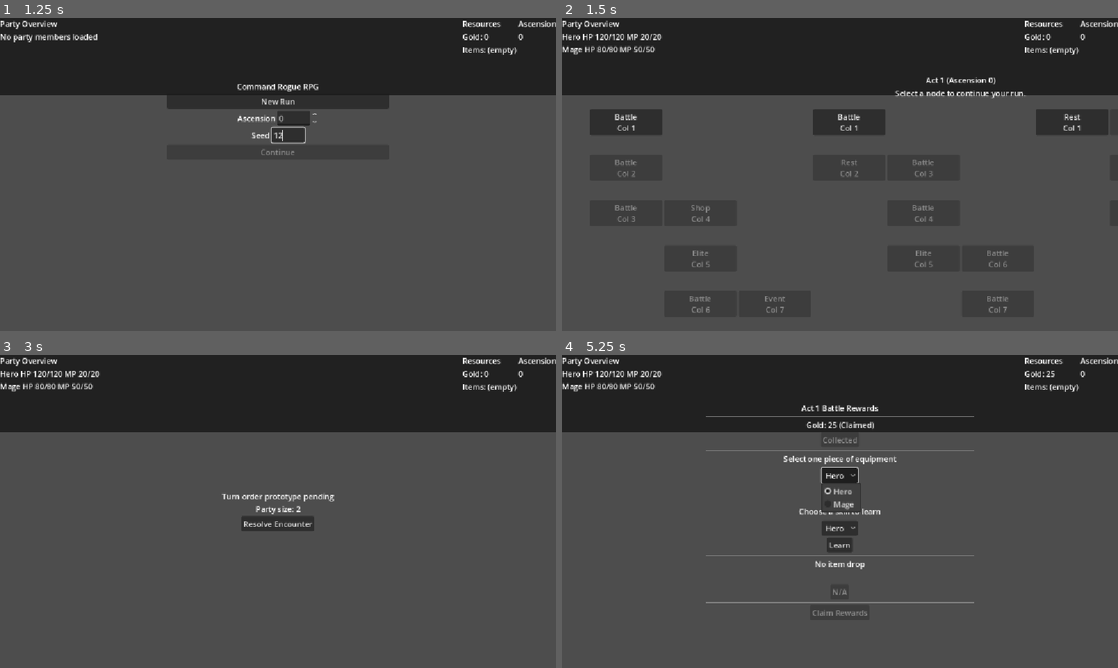
Above: before the commit, frames 1-4 (two rows, left to right).
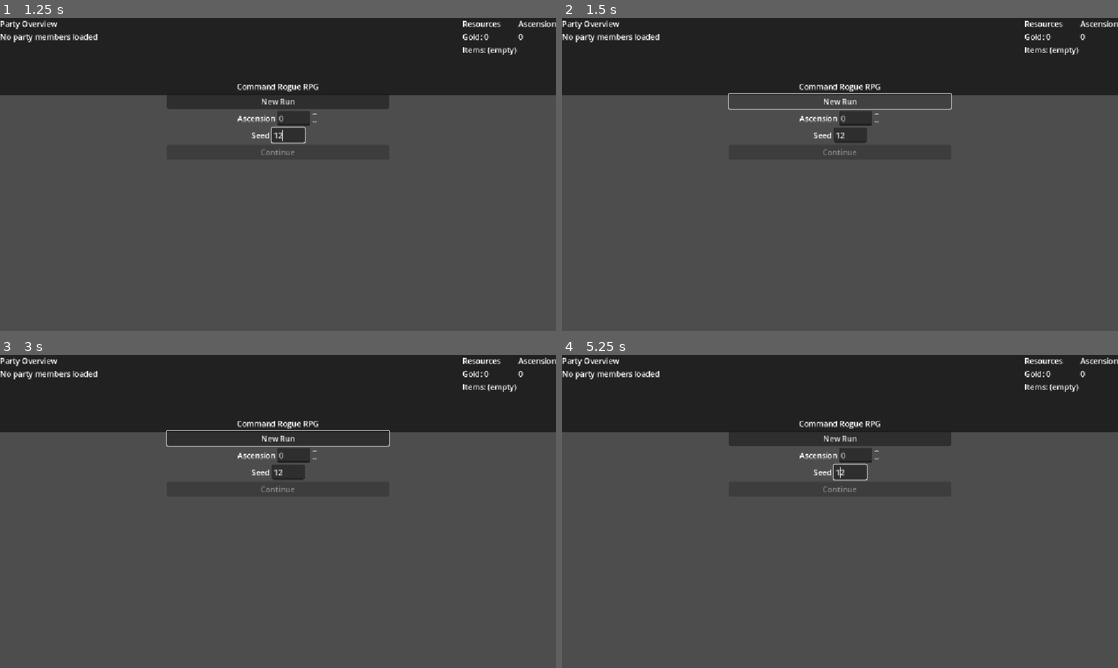
Above: after the commit, the same moments.

Repository: atmlhv/GodotTest
Game: Godot game, scene res://scenes/Title.tscn
Same seed, same stepped clock (60 frames per second), same inputs: the game is played once before the commit and once after it.
Inputs (mouse positions are in pixels of both pictures, inside the frame that each line leads up to):
- Up to frame 1 (1.25 s): click (289, 133) at 0.52 s; type "12" at 0.6 s
- Up to frame 2 (1.5 s): click "New Run" at 1.25 s
- Up to frame 3 (3 s): click (278, 439) at 2 s, where only the run after the commit has a clickable "New Run"; click (66, 458) at 2.75 s, where only the run before the commit has a clickable "Battle Col 1"
- Up to frame 4 (5.25 s): click (840, 524) at 3.5 s, where only the run before the commit has a clickable "Resolve Encounter"; click (840, 439) at 4.25 s, where only the run before the commit has a clickable "Take Gold"; click (840, 477) at 5 s, where only the run before the commit has a clickable "Hero"

Frame 1 is identical in both runs. In frame 2, 4.7% of the frame differs, in the area x 0-99%, y 5-95%; in frame 3, 4.0%; in frame 4, 4.8%, in the area x 0-89%, y 5-84%.
Error after the commit: Parse Error: Used space character for indentation instead of tab as used before in the file. (res://singletons/Data.gd:10)

Commit message:
Implement basic combat simulation

Diff:
--- /dev/null
+++ b/data/enemies.json
@@ -0,0 +1,44 @@
+[
+  {
+    "id": "slime_basic",
+    "name": "Blue Slime",
+    "hp": 60,
+    "mp": 0,
+    "atk": 12,
+    "def": 6,
+    "agi": 8,
+    "matk": 4,
+    "rec": 3,
+    "crit": 0.02,
+    "critx": 1.4,
+    "skills": ["attack_basic"]
+  },
+  {
+    "id": "slime_mage",
+    "name": "Magus Slime",
+    "hp": 55,
+    "mp": 18,
+    "atk": 9,
+    "def": 5,
+    "agi": 9,
+    "matk": 12,
+    "rec": 4,
+    "crit": 0.03,
+    "critx": 1.5,
+    "skills": ["fire_bolt", "attack_basic"]
+  },
+  {
+    "id": "slime_guardian",
+    "name": "Guardian Slime",
+    "hp": 80,
+    "mp": 6,
+    "atk": 14,
+    "def": 10,
+    "agi": 7,
+    "matk": 6,
+    "rec": 3,
+    "crit": 0.02,
+    "critx": 1.4,
+    "skills": ["attack_basic"]
+  }
+]
--- a/scenes/Combat.gd
+++ b/scenes/Combat.gd
@@ -1,17 +1,452 @@
 extends Control
+
+const MAX_FRONTLINE_SIZE: int = 4
+const MAX_TURNS: int = 12
+const RNG_STREAM_ACTION := "action"
+const RNG_STREAM_AI := "ai"
+const VARIANCE_MIN: float = 0.9
+const VARIANCE_MAX: float = 1.1
 
 @onready var info_label: Label = $VBox/InfoLabel
 @onready var continue_button: Button = $VBox/CompleteButton
 
+var _battle_log: Array[String] = []
+var _simulation: BattleSimulation
+var _battle_result: Dictionary = {}
+
 func _ready() -> void:
-    info_label.text = _build_placeholder()
+    continue_button.disabled = true
     continue_button.pressed.connect(_on_complete_pressed)
-
-func _build_placeholder() -> String:
-    var lines: Array[String] = []
-    lines.append("Turn order prototype pending")
-    lines.append("Party size: %d" % Game.get_party_overview().size())
-    return "\n".join(lines)
+    info_label.horizontal_alignment = HORIZONTAL_ALIGNMENT_LEFT
+    info_label.vertical_alignment = VERTICAL_ALIGNMENT_TOP
+    info_label.autowrap_mode = TextServer.AUTOWRAP_WORD_SMART
+    _start_simulation()
+
+func _start_simulation() -> void:
+    var party_overview: Array[Dictionary] = Game.get_party_overview()
+    var enemy_wave: Array[Dictionary] = _select_enemy_wave(Game.get_current_act())
+    _simulation = BattleSimulation.new(party_overview, enemy_wave, MAX_TURNS)
+    _simulation.run()
+    _battle_log = _simulation.get_log()
+    _battle_result = _simulation.get_result()
+    info_label.text = "\n".join(_battle_log)
+    _apply_party_results(_simulation.get_party_snapshot())
+    continue_button.disabled = false
+    continue_button.text = _battle_result.get("victory", false) ? tr("Collect Rewards") : tr("Continue")
+
+func _apply_party_results(snapshot: Array[Dictionary]) -> void:
+    for entry in snapshot:
+        var index: int = int(entry.get("index", -1))
+        if index < 0:
+            continue
+        var payload: Dictionary = {}
+        if entry.has("hp"):
+            payload["hp"] = entry["hp"]
+        if entry.has("mp"):
+            payload["mp"] = entry["mp"]
+        if not payload.is_empty():
+            Game.update_party_member(index, payload)
+
+func _select_enemy_wave(act: int) -> Array[Dictionary]:
+    var dataset: Array = Data.get_dataset("enemies")
+    if dataset.is_empty():
+        return [_build_default_enemy("Training Dummy", 40, 0, 8, 4, 6, 4, ["attack_basic"])]
+    var wave: Array[Dictionary] = []
+    var count: int = clampi(2 + act, 1, 4)
+    for i in range(count):
+        var definition: Dictionary = RNG.choice(RNG_STREAM_AI, dataset)
+        if definition == null:
+            definition = dataset[0]
+        wave.append(definition.duplicate(true))
+    return wave
+
+func _build_default_enemy(name: String, hp: int, mp: int, atk: int, def: int, agi: int, matk: int, skills: Array[String]) -> Dictionary:
+    return {
+        "id": "training_dummy",
+        "name": name,
+        "hp": hp,
+        "mp": mp,
+        "atk": atk,
+        "def": def,
+        "agi": agi,
+        "matk": matk,
+        "skills": skills,
+    }
 
 func _on_complete_pressed() -> void:
-    Game.open_rewards()
+    if _battle_result.get("victory", false):
+        Game.open_rewards()
+    else:
+        Game.set_state(Game.GameState.MAP)
+
+class BattleSimulation:
+    var _allies: Array[BattleEntity] = []
+    var _enemies: Array[BattleEntity] = []
+    var _log: Array[String] = []
+    var _turns_elapsed: int = 0
+    var _max_turns: int
+
+    func _init(party_payload: Array[Dictionary], enemy_payload: Array[Dictionary], max_turns: int) -> void:
+        _max_turns = max_turns
+        _build_allies(party_payload)
+        _build_enemies(enemy_payload)
+
+    func run() -> void:
+        if _allies.is_empty() or _enemies.is_empty():
+            _log.append("Battle could not be initialized.")
+            return
+        while not _battle_finished() and _turns_elapsed < _max_turns:
+            _turns_elapsed += 1
+            _log.append("=== Turn %d ===" % _turns_elapsed)
+            _refresh_frontline()
+            var order: Array[BattleEntity] = _build_turn_order()
+            for actor in order:
+                if _battle_finished():
+                    break
+                if not actor.is_alive():
+                    continue
+                _process_action(actor)
+            _end_of_turn()
+        if _all_enemies_down():
+            _log.append("Victory! All enemies defeated.")
+        elif _all_allies_down():
+            _log.append("Defeat... the party has fallen.")
+        else:
+            _log.append("The battle ends in a stalemate after %d turns." % _max_turns)
+
+    func get_log() -> Array[String]:
+        return _log.duplicate()
+
+    func get_result() -> Dictionary:
+        return {
+            "victory": _all_enemies_down(),
+            "party_defeated": _all_allies_down(),
+            "turns": _turns_elapsed,
+        }
+
+    func get_party_snapshot() -> Array[Dictionary]:
+        var snapshot: Array[Dictionary] = []
+        for entity in _allies:
+            snapshot.append({
+                "index": entity.index,
+                "hp": entity.hp,
+                "mp": entity.mp,
+            })
+        return snapshot
+
+    func _build_allies(party_payload: Array[Dictionary]) -> void:
+        for i in range(party_payload.size()):
+            var member: Dictionary = party_payload[i]
+            var frontline: bool = i < MAX_FRONTLINE_SIZE
+            var entity := BattleEntity.new(member, false, i, frontline)
+            _allies.append(entity)
+
+    func _build_enemies(enemy_payload: Array[Dictionary]) -> void:
+        var capped_payload: Array[Dictionary] = []
+        for i in range(enemy_payload.size()):
+            if i >= 8:
+                break
+            capped_payload.append(enemy_payload[i].duplicate(true))
+        if capped_payload.is_empty():
+            capped_payload.append(_default_enemy())
+        for definition in capped_payload:
+            var entity := BattleEntity.new(definition, true, -1, true)
+            _enemies.append(entity)
+
+    func _default_enemy() -> Dictionary:
+        return {
+            "id": "fallback_enemy",
+            "name": "Training Dummy",
+            "hp": 40,
+            "mp": 0,
+            "atk": 8,
+            "def": 4,
+            "agi": 6,
+            "matk": 4,
+            "skills": ["attack_basic"],
+        }
+
+    func _battle_finished() -> bool:
+        return _all_allies_down() or _all_enemies_down()
+
+    func _all_allies_down() -> bool:
+        for entity in _allies:
+            if entity.is_alive():
+                return false
+        return true
+
+    func _all_enemies_down() -> bool:
+        for entity in _enemies:
+            if entity.is_alive():
+                return false
+        return true
+
+    func _refresh_frontline() -> void:
+        var current_front: Array[BattleEntity] = []
+        for ally in _allies:
+            if ally.frontline and not ally.is_alive():
+                ally.frontline = false
+            if ally.frontline and ally.is_alive():
+                current_front.append(ally)
+        if current_front.size() >= MAX_FRONTLINE_SIZE:
+            return
+        for ally in _allies:
+            if current_front.size() >= MAX_FRONTLINE_SIZE:
+                break
+            if not ally.frontline and ally.is_alive():
+                ally.frontline = true
+                current_front.append(ally)
+                _log.append("%s moves into the frontline." % ally.name)
+
+    func _build_turn_order() -> Array[BattleEntity]:
+        var participants: Array[BattleEntity] = []
+        for ally in _allies:
+            if ally.frontline and ally.is_alive():
+                ally.roll_initiative()
+                participants.append(ally)
+        for enemy in _enemies:
+            if enemy.is_alive():
+                enemy.roll_initiative()
+                participants.append(enemy)
+        participants.sort_custom(self, "_sort_by_initiative")
+        return participants
+
+    func _sort_by_initiative(a: BattleEntity, b: BattleEntity) -> bool:
+        if a.initiative == b.initiative:
+            return a.get_stat("agi") > b.get_stat("agi")
+        return a.initiative > b.initiative
+
+    func _process_action(entity: BattleEntity) -> void:
+        if entity.guard_active:
+            entity.guard_active = false
+        if entity.has_status("sleep"):
+            _log.append("%s is fast asleep." % entity.name)
+            entity.tick_status("sleep")
+            return
+        if entity.is_enemy:
+            _enemy_action(entity)
+        else:
+            _ally_action(entity)
+
+    func _enemy_action(entity: BattleEntity) -> void:
+        var targets: Array[BattleEntity] = _live_frontline_allies()
+        if targets.is_empty():
+            targets = _live_allies()
+        if targets.is_empty():
+            return
+        var skill := _choose_skill(entity)
+        if skill.is_empty():
+            _guard(entity)
+            return
+        var target: BattleEntity = RNG.choice(RNG_STREAM_AI, targets)
+        if target == null:
+            target = targets[0]
+        _execute_skill(entity, skill, target)
+
+    func _ally_action(entity: BattleEntity) -> void:
+        var enemies := _live_enemies()
+        if enemies.is_empty():
+            return
+        var skill := _choose_skill(entity)
+        if skill.is_empty():
+            _guard(entity)
+            return
+        var target: BattleEntity = _select_target_for_skill(entity, skill)
+        if target == null:
+            _guard(entity)
+            return
+        _execute_skill(entity, skill, target)
+
+    func _choose_skill(entity: BattleEntity) -> Dictionary:
+        for skill_id in entity.skills:
+            var skill: Dictionary = Data.get_skill_by_id(skill_id)
+            if skill.is_empty():
+                continue
+            var skill_type: String = str(skill.get("type", "skill"))
+            var cost: int = int(skill.get("cost_mp", 0))
+            if skill_type == "spell" and entity.has_status("silence"):
+                continue
+            if cost > entity.mp:
+                continue
+            return skill
+        return Dictionary()
+
+    func _select_target_for_skill(entity: BattleEntity, skill: Dictionary) -> BattleEntity:
+        var target_mode: String = str(skill.get("target", "enemy_single"))
+        match target_mode:
+            "ally_single":
+                var pool: Array[BattleEntity] = entity.is_enemy ? _live_enemies() : _live_allies()
+                if pool.is_empty():
+                    return null
+                return pool[0]
+            _:
+                var opponents: Array[BattleEntity] = entity.is_enemy ? _live_allies() : _live_enemies()
+                if opponents.is_empty():
+                    return null
+                var frontline := entity.is_enemy ? _live_frontline_allies() : _live_enemies()
+                if entity.is_enemy and not frontline.is_empty():
+                    opponents = frontline
+                var choice: BattleEntity = RNG.choice(RNG_STREAM_AI, opponents)
+                return choice if choice != null else opponents[0]
+
+    func _execute_skill(attacker: BattleEntity, skill: Dictionary, target: BattleEntity) -> void:
+        var name_en: Dictionary = skill.get("name", {})
+        var localized_name: String = str(name_en.get("en", skill.get("id", "Skill")))
+        var cost: int = int(skill.get("cost_mp", 0))
+        if cost > 0:
+            attacker.mp = max(0, attacker.mp - cost)
+        var skill_type: String = str(skill.get("type", "skill"))
+        var element_multiplier: float = 1.0
+        var variance: float = RNG.randf_range(RNG_STREAM_ACTION, VARIANCE_MIN, VARIANCE_MAX)
+        var has_crit: bool = _roll_crit(attacker)
+        var crit_multiplier: float = has_crit ? max(1.0, attacker.get_stat("critx")) : 1.0
+        var power: float = float(skill.get("power", 1.0))
+        var buff_multiplier: float = 1.0
+        var damage: int = 0
+        if skill_type == "spell":
+            damage = Balance.magical_damage(attacker.get_stat("matk"), element_multiplier, power, variance, crit_multiplier, buff_multiplier, target.guard_active)
+        else:
+            damage = Balance.physical_damage(attacker.get_stat("atk"), target.get_stat("def"), element_multiplier, power, variance, crit_multiplier, buff_multiplier, target.guard_active)
+        var prefix: String = "%s uses %s" % [attacker.name, localized_name]
+        if has_crit:
+            prefix += " (CRIT!)"
+        _log.append("%s for %d damage on %s." % [prefix, damage, target.name])
+        _apply_damage(target, damage)
+
+    func _apply_damage(target: BattleEntity, damage: int) -> void:
+        damage = max(0, damage)
+        if damage <= 0:
+            _log.append("No damage was dealt to %s." % target.name)
+            return
+        target.hp = max(0, target.hp - damage)
+        if target.has_status("sleep") and target.is_alive():
+            var wake_roll: float = RNG.randf_range(RNG_STREAM_ACTION, 0.0, 1.0)
+            if wake_roll <= Balance.DEFAULTS.get("wake_chance", 0.5):
+                target.clear_status("sleep")
+                _log.append("%s wakes up!" % target.name)
+        if target.hp <= 0:
+            _log.append("%s is defeated." % target.name)
+
+    func _guard(entity: BattleEntity) -> void:
+        entity.guard_active = true
+        _log.append("%s takes a defensive stance." % entity.name)
+
+    func _roll_crit(entity: BattleEntity) -> bool:
+        var chance: float = entity.get_stat("crit")
+        if chance <= 0.0:
+            chance = Balance.DEFAULTS.get("crit_rate", 0.05)
+        return RNG.randf_range(RNG_STREAM_ACTION, 0.0, 1.0) <= chance
+
+    func _end_of_turn() -> void:
+        for entity in _combined_entities():
+            if not entity.is_alive():
+                continue
+            if entity.has_status("poison"):
+                var poison_damage: int = max(1, int(floor(entity.max_hp * 0.05)))
+                _log.append("Poison deals %d damage to %s." % [poison_damage, entity.name])
+                entity.hp = max(0, entity.hp - poison_damage)
+                entity.tick_status("poison")
+                if entity.hp <= 0:
+                    _log.append("%s succumbs to poison." % entity.name)
+                    continue
+            if entity.has_status("silence"):
+                entity.tick_status("silence")
+
+    func _combined_entities() -> Array[BattleEntity]:
+        var combined: Array[BattleEntity] = []
+        combined.append_array(_allies)
+        combined.append_array(_enemies)
+        return combined
+
+    func _live_enemies() -> Array[BattleEntity]:
+        var result: Array[BattleEntity] = []
+        for entity in _enemies:
+            if entity.is_alive():
+                result.append(entity)
+        return result
+
+    func _live_allies() -> Array[BattleEntity]:
+        var result: Array[BattleEntity] = []
+        for entity in _allies:
+            if entity.is_alive():
+                result.append(entity)
+        return result
+
+    func _live_frontline_allies() -> Array[BattleEntity]:
+        var result: Array[BattleEntity] = []
+        for entity in _allies:
+            if entity.is_alive() and entity.frontline:
+                result.append(entity)
+        return result
+
+class BattleEntity:
+    var index: int
+    var name: String
+    var is_enemy: bool
+    var frontline: bool
+    var hp: int
+    var max_hp: int
+    var mp: int
+    var max_mp: int
+    var stats: Dictionary
+    var skills: Array[String] = []
+    var statuses: Dictionary = {}
+    var guard_active: bool = false
+    var initiative: int = 0
+
+    func _init(payload: Dictionary, enemy: bool, party_index: int, frontline_member: bool) -> void:
+        index = party_index
+        is_enemy = enemy
+        frontline = frontline_member
+        name = str(payload.get("name", payload.get("id", "Unknown")))
+        max_hp = int(payload.get("max_hp", payload.get("hp", 1)))
+        hp = clampi(int(payload.get("hp", max_hp)), 0, max_hp)
+        max_mp = int(payload.get("max_mp", payload.get("mp", 0)))
+        mp = clampi(int(payload.get("mp", max_mp)), 0, max_mp)
+        stats = {
+            "atk": float(payload.get("atk", 0)),
+            "def": float(payload.get("def", 0)),
+            "agi": float(payload.get("agi", 0)),
+            "matk": float(payload.get("matk", 0)),
+            "rec": float(payload.get("rec", 0)),
+            "crit": float(payload.get("crit", Balance.DEFAULTS.get("crit_rate", 0.05))),
+            "critx": float(payload.get("critx", Balance.DEFAULTS.get("crit_mul", 1.5))),
+        }
+        skills = []
+        for entry in payload.get("skills", []):
+            skills.append(str(entry))
+        if skills.is_empty():
+            skills.append("attack_basic")
+        statuses = {}
+        guard_active = false
+
+    func is_alive() -> bool:
+        return hp > 0
+
+    func get_stat(stat: StringName) -> float:
+        return float(stats.get(stat, 0.0))
+
+    func has_status(status: StringName) -> bool:
+        return statuses.has(status)
+
+    func clear_status(status: StringName) -> void:
+        statuses.erase(status)
+
+    func add_status(status: StringName, duration: int) -> void:
+        statuses[status] = {
+            "remaining": duration,
+        }
+
+    func tick_status(status: StringName) -> void:
+        if not statuses.has(status):
+            return
+        var entry: Dictionary = statuses[status]
+        entry["remaining"] = int(entry.get("remaining", 1)) - 1
+        if entry["remaining"] <= 0:
+            statuses.erase(status)
+        else:
+            statuses[status] = entry
+
+    func roll_initiative() -> void:
+        initiative = int(get_stat("agi")) + RNG.randi_range(RNG_STREAM_ACTION, 0, 10)
+*** End Patch
--- a/singletons/Data.gd
+++ b/singletons/Data.gd
@@ -8,13 +8,14 @@
 	load_all()
 
 func load_all() -> void:
-	_cache.clear()
-	_cache["party_templates"] = _load_json("res://data/party_templates.json")
-	_cache["skills"] = _load_json("res://data/skills.json")
-	_cache["equipment"] = _load_json("res://data/equipment.json")
-	_cache["items"] = _load_json("res://data/items.json")
-	_cache["ascension"] = _load_json("res://data/ascension.json")
-	data_loaded.emit()
+        _cache.clear()
+        _cache["party_templates"] = _load_json("res://data/party_templates.json")
+        _cache["skills"] = _load_json("res://data/skills.json")
+        _cache["equipment"] = _load_json("res://data/equipment.json")
+        _cache["items"] = _load_json("res://data/items.json")
+        _cache["enemies"] = _load_json("res://data/enemies.json")
+        _cache["ascension"] = _load_json("res://data/ascension.json")
+        data_loaded.emit()
 
 func get_dataset(name: String) -> Variant:
 	return _cache.get(name)
@@ -40,10 +41,16 @@
 	return Dictionary()
 
 func get_item_by_id(item_id: String) -> Dictionary:
-	for entry in _cache.get("items", Array()):
-		if entry.get("id") == item_id:
-			return entry
-	return Dictionary()
+        for entry in _cache.get("items", Array()):
+                if entry.get("id") == item_id:
+                        return entry
+        return Dictionary()
+
+func get_enemy_by_id(enemy_id: String) -> Dictionary:
+        for entry in _cache.get("enemies", Array()):
+                if entry.get("id") == enemy_id:
+                        return entry
+        return Dictionary()
 
 func get_ascension_level(level: int) -> Dictionary:
 	var table: Array = _cache.get("ascension", Array())
